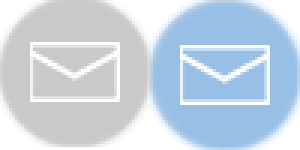
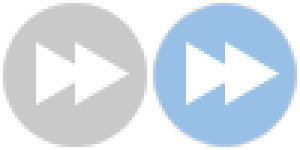
Layer changes from the first 300 × 150 image to the second:
hid "Layer 4" over [150, 0, 300, 150]
hid "Layer 3" over [0, 0, 150, 147]
added layer "fast forward up" above "fast forward down" over [0, 0, 147, 147]
added layer "fast forward down" above "play up" over [150, 0, 297, 147]
